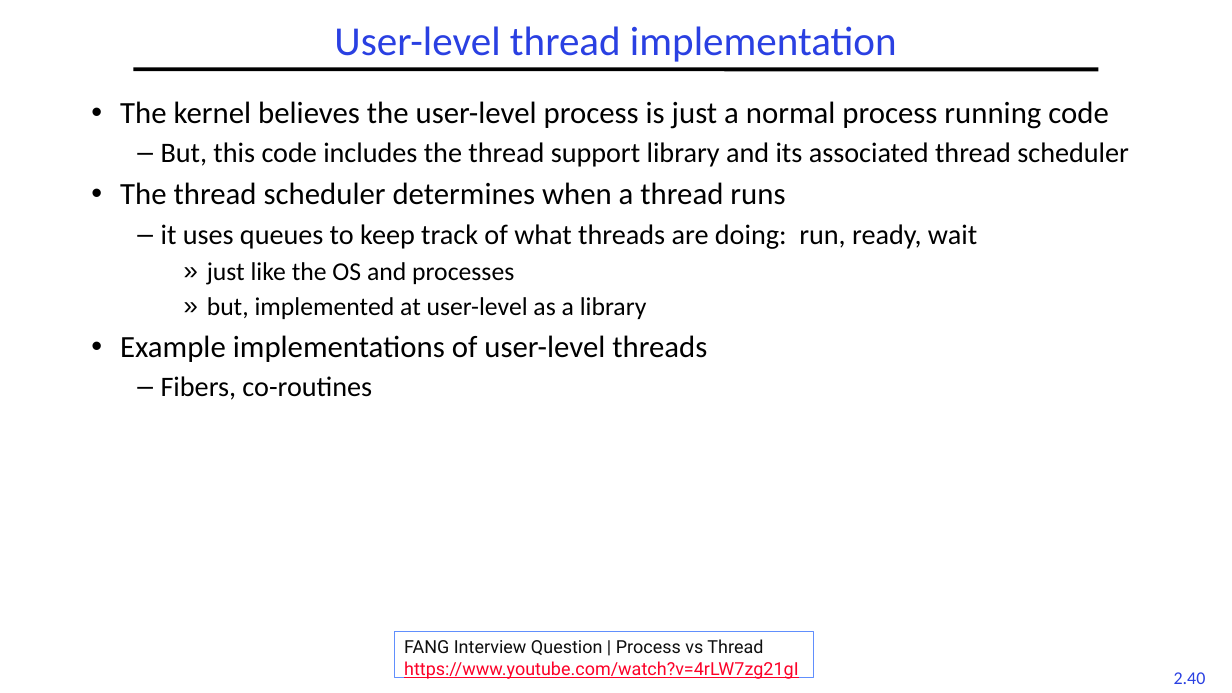
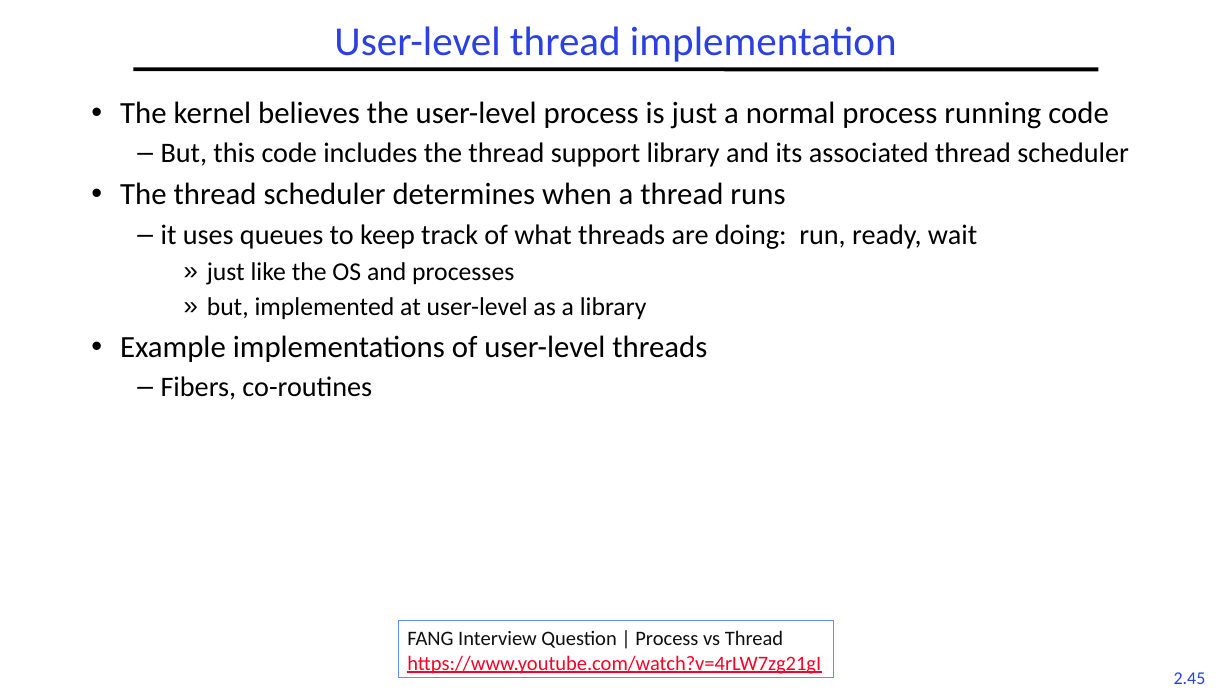
Before and after one commit to guhofstra/CSC256Fa25, a slide deck: slide 45 of PPTs/L2-Processes Threads.pptx (slide 40 before the commit). Drawn at 1232x693 pixels with LibreOffice and Linux fonts; fonts in the diff are those of the drawing. Boxes give left, top, right and bottom in pixels: in the first picture for what was removed or moved away, otherwise in the second. Text is boxed around its words. In the diff, an @@ line names an element or a change of style, - is before the commit and + after.

```diff
--- a/PPTs/L2-Processes Threads.pptx
+++ b/PPTs/L2-Processes Threads.pptx
@@ rectangle "FANG Interview Question | Process ...": place and size @@
-rectangle "FANG Interview Question | Process ..." at (395,631,814,677)
+rectangle "FANG Interview Question | Process ..." at (398,620,834,677)
@@ rectangle "FANG Interview Question | Process ..." at (398,620,834,677): size 14 to 16 pt, font Roboto to Calibri @@
@@ page number at (1174,672,1206,684): text changed @@
-2.40
+2.45
```
Also in this commit, not shown: 7 other slides changed, 5 slides added, 3 other files.
